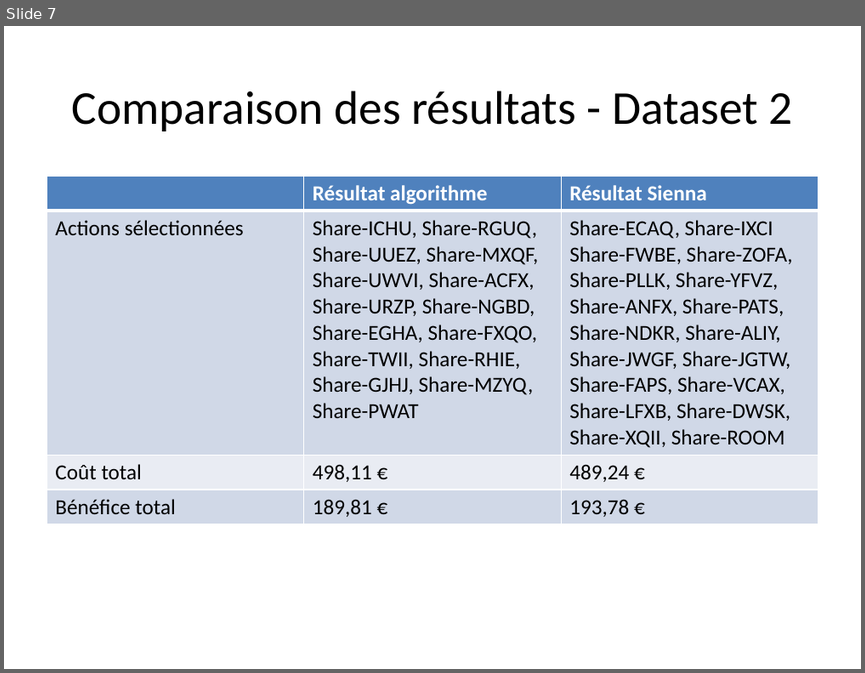
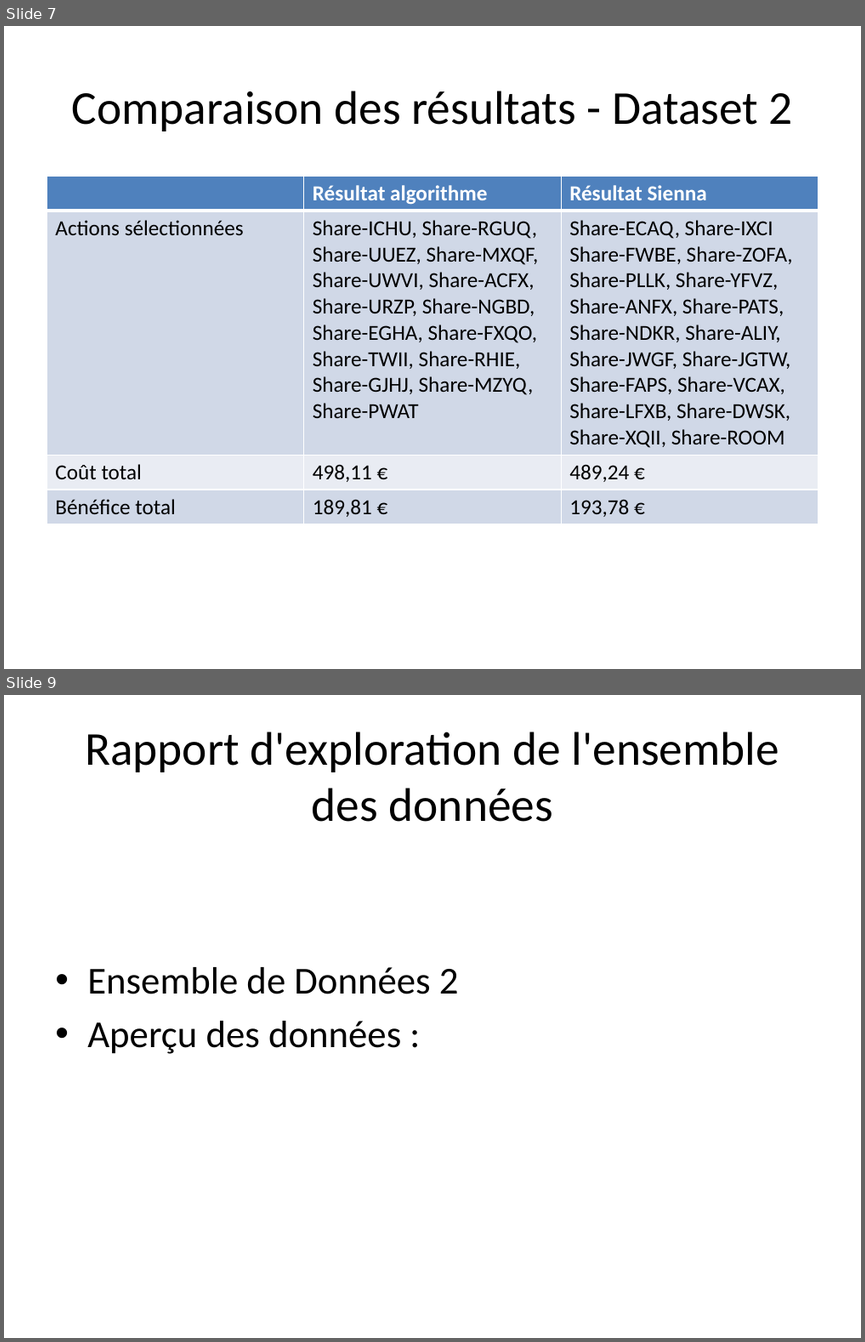
Before and after one commit to SebGris/project-7-algorithms, a slide deck: doc/Comparaison_Algorithmes.pptx. Shown one above the other, each under a label of ours: slide 7 before the commit, slides 7 and 9 after it; the slides between them are not shown. The pictures are 865x673 and 865x1342 pixels, drawn with LibreOffice and Linux fonts; fonts in the diff are those of the drawing. Boxes give left, top, right and bottom in pixels: in the first picture for what was removed or moved away, otherwise in the second. Text is boxed around its words. In the diff, an @@ line names an element or a change of style, - is before the commit and + after.

Commit message:
Ajoute un rapport d'exploration des données dans Comparaison_Algorithmes

```diff
--- a/doc/Comparaison_Algorithmes.pptx
+++ b/doc/Comparaison_Algorithmes.pptx
@@ slide 9 added at (4,695,861,1338), background #FFFFFF @@
@@ title added at (85,732,779,822), 39.6 pt, text #000000 @@
+Rapport d'exploration de l'ensemble des données
@@ text added at (87,967,459,1054), 32 pt, text #000000 @@
+• Ensemble de Données 2
+• Aperçu des données :
```
Also in this commit, not shown: 1 slide changed, 1 other file.
